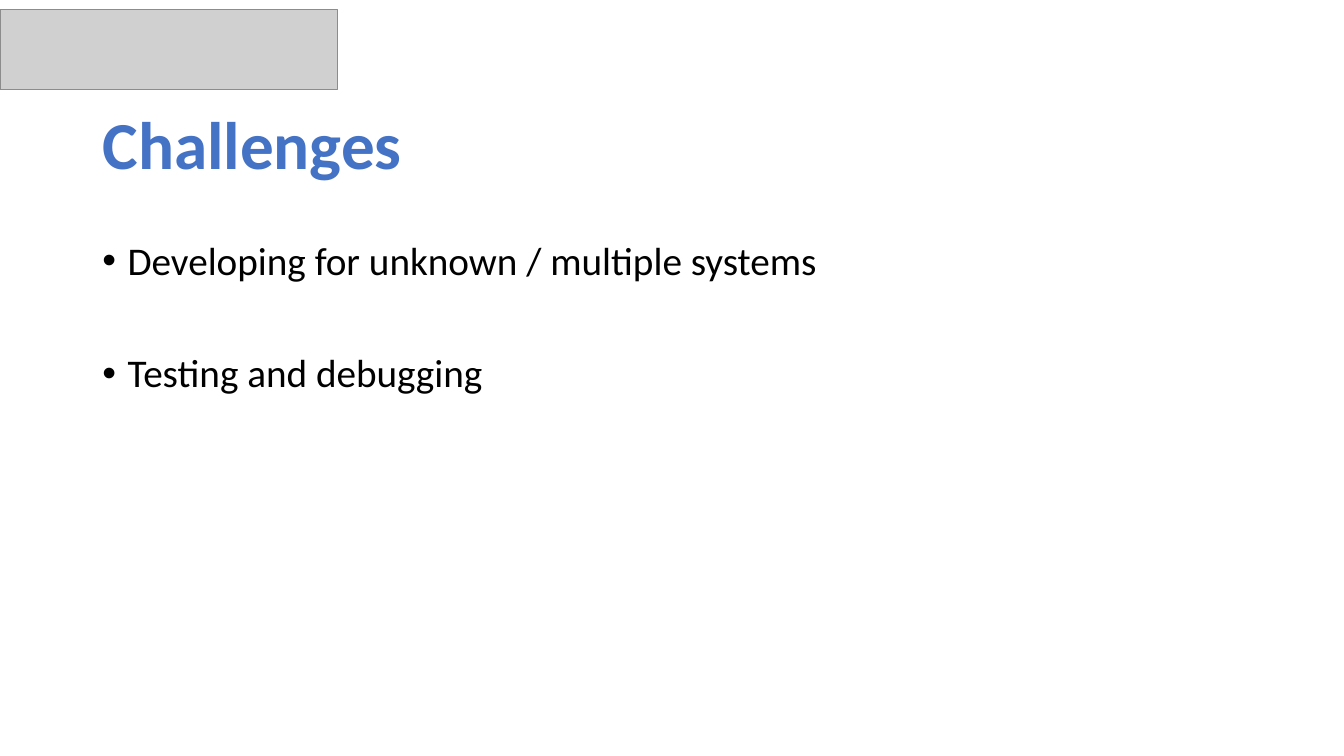
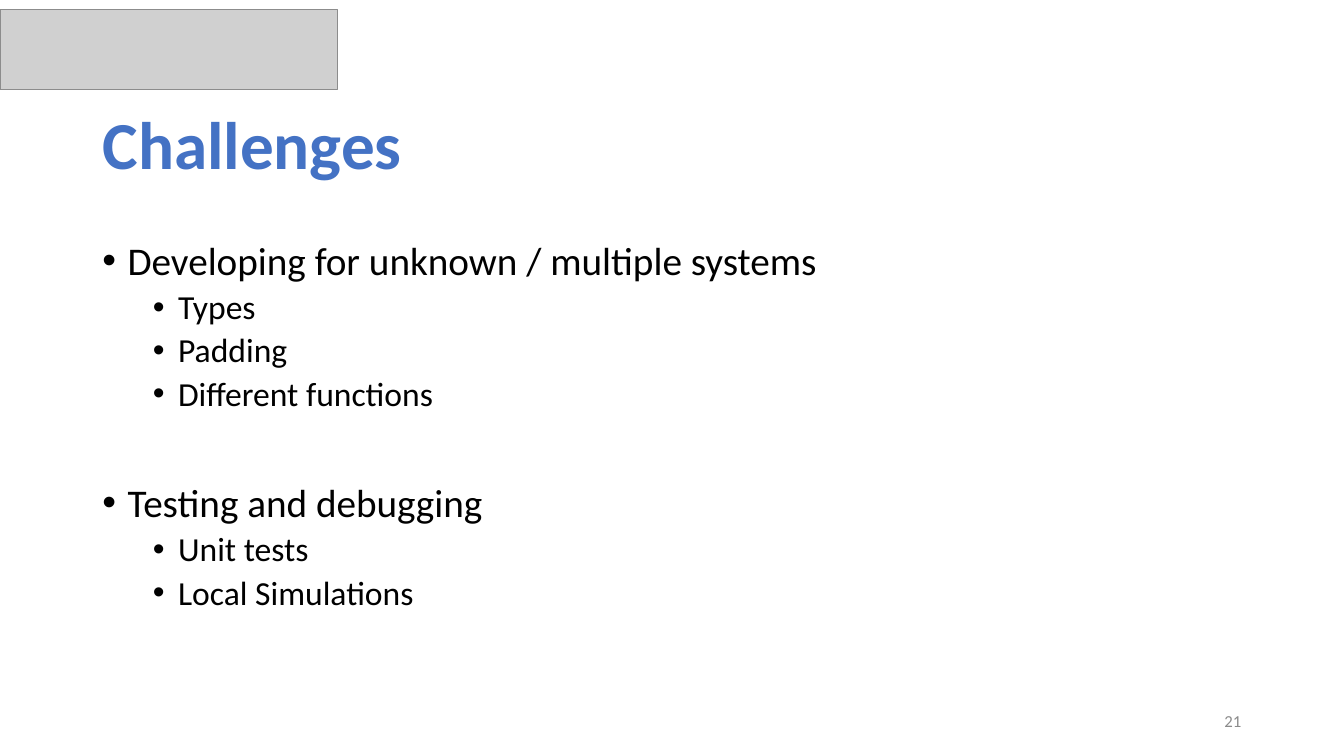
Before and after one commit to ommersh/Final-Project, a slide deck: slide 21 of Capstone Project Phase B–23-2-D-17.pptx (slide 20 before the commit). Drawn at 1344x756 pixels with LibreOffice and Linux fonts; fonts in the diff are those of the drawing; grey boxes stand for pictures. Boxes give left, top, right and bottom in pixels: in the first picture for what was removed or moved away, otherwise in the second. Text is boxed around its words. In the diff, an @@ line names an element or a change of style, - is before the commit and + after.

```diff
--- a/Capstone Project Phase B–23-2-D-17.pptx
+++ b/Capstone Project Phase B–23-2-D-17.pptx
@@ text at bbox=[178, 297, 433, 407]: paragraphs added @@
+  • Types
+  • Padding
+  • Different functions
@@ text at bbox=[178, 538, 413, 606]: paragraphs added @@
+  • Unit tests
+  • Local Simulations
@@ page number added at bbox=[1224, 716, 1241, 727], 12 pt, text #8C8C8C @@
+21
```
Also in this commit, not shown: 18 other slides changed, 8 slides added, 2 slides removed, 2 other files.
